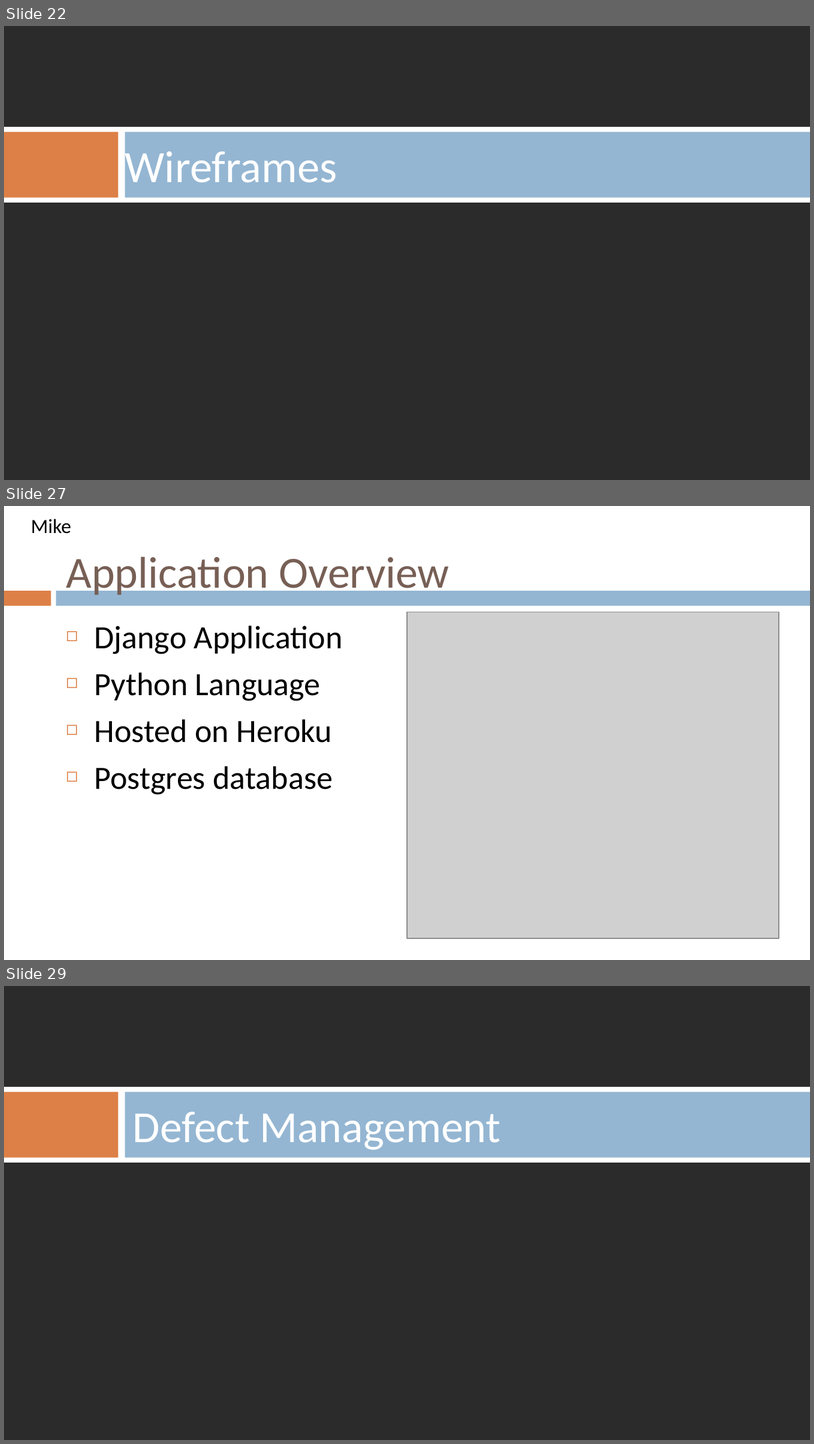
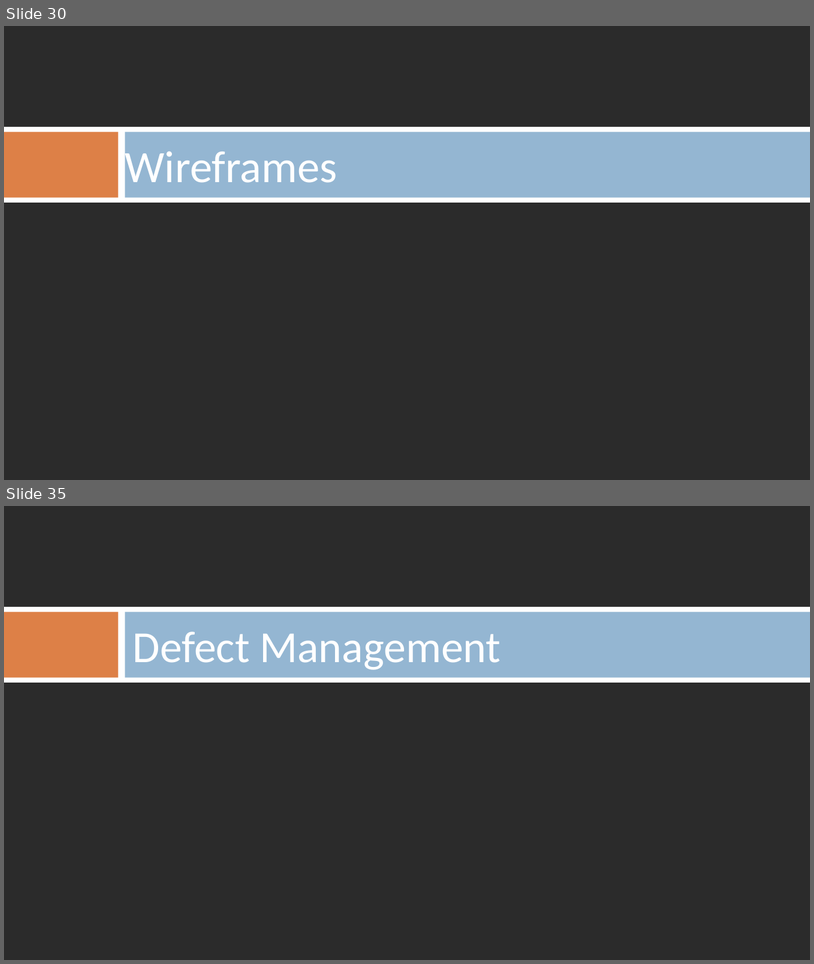
Before and after one commit to gvaccaro21/CS633---Term-Project, a slide deck: Final Presenation/CS_633_Zac3_term_project_report_FINAL_draft.pptx. Shown one above the other, each under a label of ours: slides 22, 27 and 29 before the commit, slides 30 and 35 after it; the slides between them are not shown. The pictures are 814x1444 and 814x964 pixels, drawn with LibreOffice and Linux fonts; fonts in the diff are those of the drawing; grey boxes stand for pictures; background and template pictures are left out; a plain dark background stands for a picture behind light text. Boxes give left, top, right and bottom in pixels: in the first picture for what was removed or moved away, otherwise in the second. Text is boxed around its words. In the diff, an @@ line names an element or a change of style, - is before the commit and + after.

```diff
--- a/Final Presenation/CS_633_Zac3_term_project_report_FINAL_draft.pptx
+++ b/Final Presenation/CS_633_Zac3_term_project_report_FINAL_draft.pptx
@@ slide 27 removed at (4, 506, 810, 960), background #FFFFFF @@
@@ text removed at (31, 519, 71, 534) @@
-Mike
@@ title removed at (66, 556, 449, 598) @@
-Application Overview
@@ rectangle removed at (4, 591, 51, 606) @@
@@ rectangle removed at (56, 591, 810, 606) @@
@@ picture removed at (407, 612, 779, 938) @@
@@ text removed at (94, 625, 343, 795) @@
-◻ Django Application
-◻ Python Language
-◻ Hosted on Heroku
-◻ Postgres database
@@ what was slide 22 is now slide 30 @@
@@ what was slide 29 is now slide 35 @@
```
Also in this commit, not shown: 28 slides changed, 1 slide added, 5 other slides removed.
